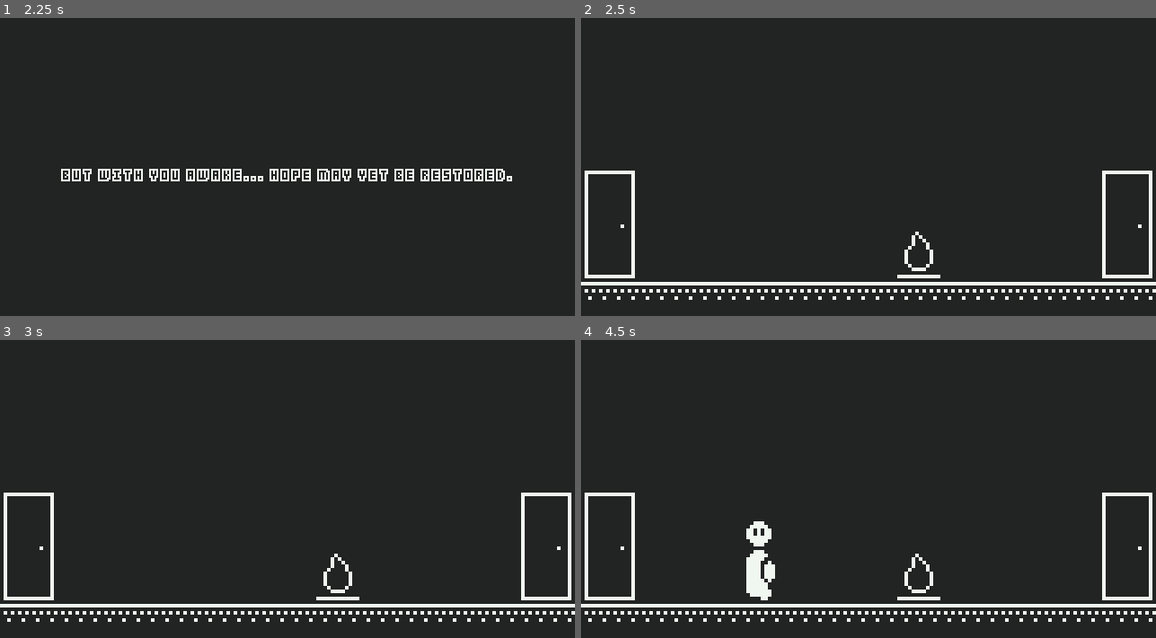
Above: before the commit, frames 1-4 (two rows, left to right).
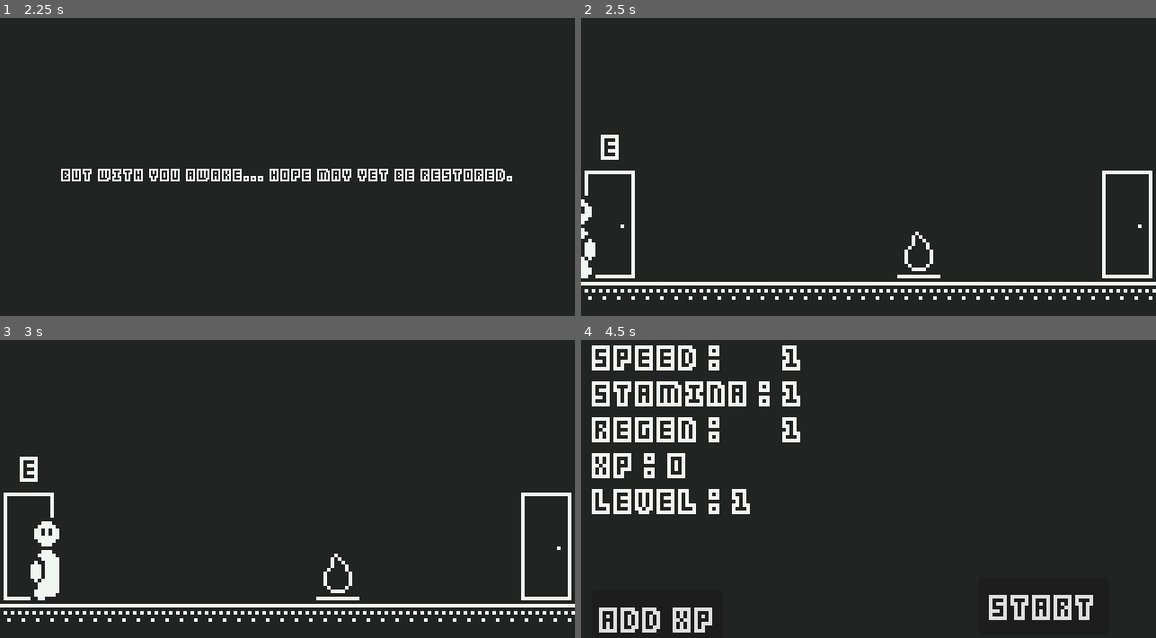
Above: after the commit, the same moments.

Repository: SolarLabyrinth/Lunariel
Game: Godot game, scene res://Scenes/MainMenu.tscn
Same seed, same stepped clock (60 frames per second), same inputs: the game is played once before the commit and once after it.
Inputs (mouse positions are in pixels of both pictures, inside the frame that each line leads up to):
- Up to frame 1 (2.25 s): click (276, 167) at 0.5 s; tap Enter (ui_accept) at 1.25, 1.52, 2 s; move the mouse to (414, 158) at 1.27 s; hold Right (ui_right) 1.28-2.03 s; tap E (sl_interact) at 1.35 s; move the mouse to (172, 190) at 2.02 s; hold Left (ui_left) from 2.03 s (still down); click (172, 190) at 2.1 s
- Up to frame 2 (2.5 s): keep holding Left (ui_left); tap Enter (ui_accept) at 2.27 s
- Up to frame 3 (3 s): tap Enter (ui_accept) at 2.75 s; move the mouse to (345, 426) at 2.77 s; release Left (ui_left) at 2.78 s; hold Right (ui_right) from 2.78 s (still down); tap E (sl_interact) at 2.85 s
- Up to frame 4 (4.5 s): move the mouse to (839, 560) at 3.52 s; click (839, 560) at 3.6 s; tap Enter (ui_accept) at 3.77 s; move the mouse to (1041, 545) at 4.27 s; release Right (ui_right) at 4.28 s; hold Left (ui_left) from 4.28 s (still down); tap E (sl_interact) at 4.35 s

Frame 1 is identical in both runs. In frame 2, 0.5% of the frame differs, in the area x 0-7%, y 39-88%; in frame 3, 1.0%; in frame 4, 11%, in the area x 0-100%, y 1-99%.

Commit message:
moar clamps

Diff:
--- a/Things/player.gd
+++ b/Things/player.gd
@@ -11,12 +11,14 @@
 
 func _process(delta: float) -> void:
 	if Input.is_action_pressed("ui_left"):
-		global_position.x -= speed * delta
+		var new_pos = clampf(global_position.x - speed * delta, 0.0, 640.0)
+		global_position.x = new_pos
 		face('left')
 		world_stats.player_x = global_position.x
 		world_stats.player_face = 'left'
 	if Input.is_action_pressed("ui_right"):
-		global_position.x += speed * delta
+		var new_pos = clampf(global_position.x + speed * delta, 0.0, 640.0)
+		global_position.x = new_pos
 		face('right')
 		world_stats.player_x = global_position.x
 		world_stats.player_face = 'right'
